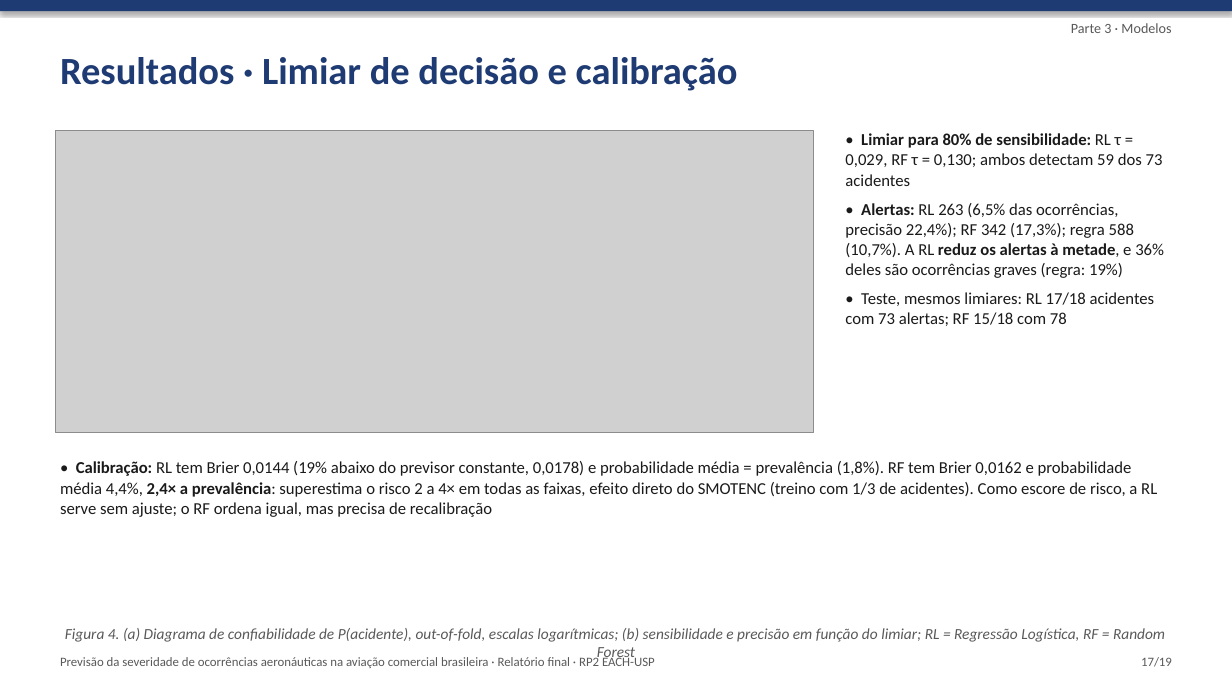
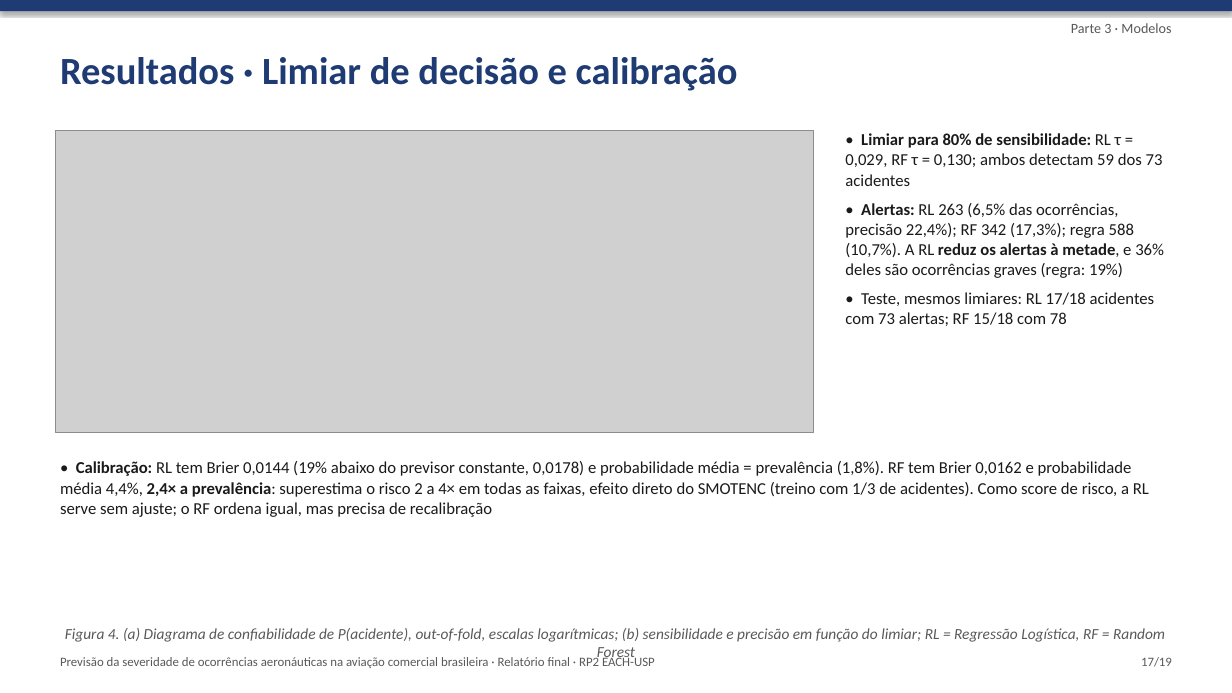
Before and after one commit to Fontanezi/RP2_ARTIGO_2026, a slide deck: slide 17 of apresentacao/slides_relatorio_final.pptx. Drawn at 1232x693 pixels with LibreOffice and Linux fonts; fonts in the diff are those of the drawing; grey boxes stand for pictures. Boxes give left, top, right and bottom in pixels: in the first picture for what was removed or moved away, otherwise in the second. Text is boxed around its words. In the diff, an @@ line names an element or a change of style, - is before the commit and + after.

```diff
--- a/apresentacao/slides_relatorio_final.pptx
+++ b/apresentacao/slides_relatorio_final.pptx
@@ text at (60,461,1149,517): text changed @@
-• Calibração: RL tem Brier 0,0144 (19% abaixo do previsor constante, 0,0178) e probabilidade média = prevalência (1,8%). RF tem Brier 0,0162 e probabilidade média 4,4%, 2,4× a prevalência: superestima o risco 2 a 4× em todas as faixas, efeito direto do SMOTENC (treino com 1/3 de acidentes). Como escore de risco, a RL serve sem ajuste; o RF ordena igual, mas precisa de recalibração
+• Calibração: RL tem Brier 0,0144 (19% abaixo do previsor constante, 0,0178) e probabilidade média = prevalência (1,8%). RF tem Brier 0,0162 e probabilidade média 4,4%, 2,4× a prevalência: superestima o risco 2 a 4× em todas as faixas, efeito direto do SMOTENC (treino com 1/3 de acidentes). Como score de risco, a RL serve sem ajuste; o RF ordena igual, mas precisa de recalibração
```
Also in this commit, not shown: 2 other slides changed, 4 other files.
